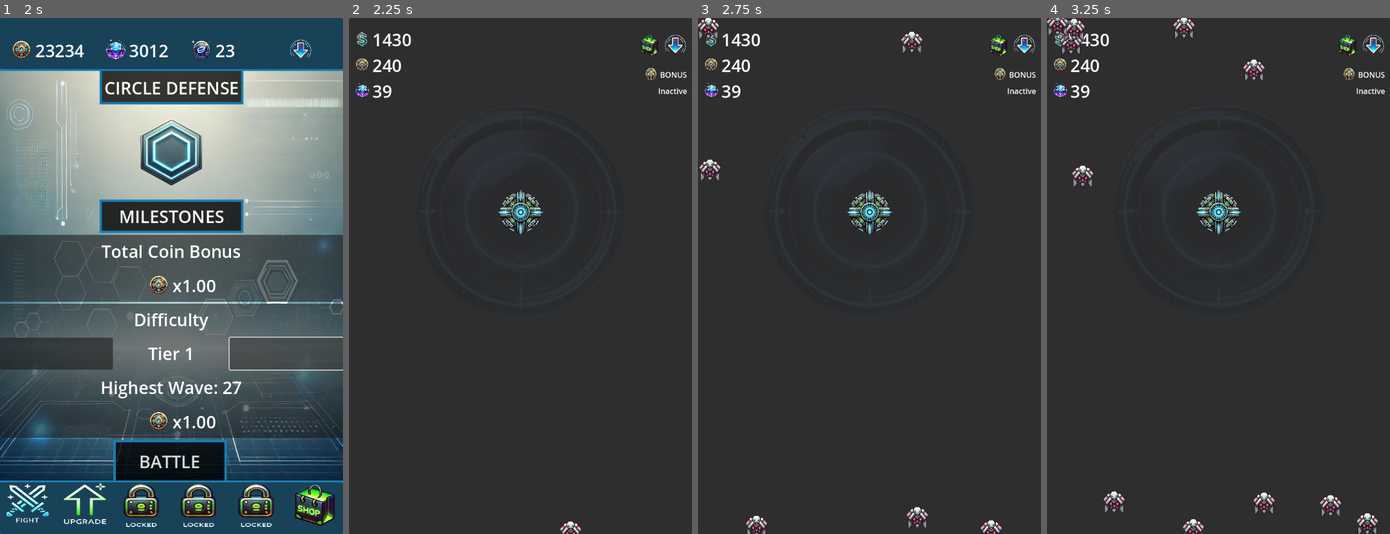
Above: before the commit, frames 1-4 (left to right).
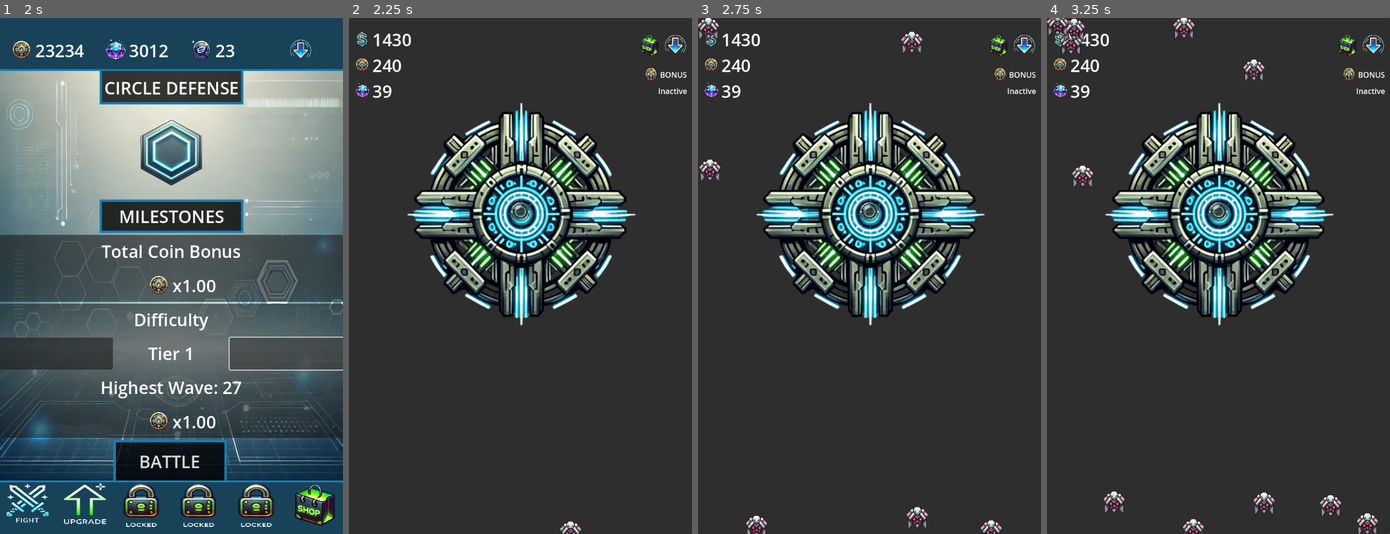
Above: after the commit, the same moments.

Repository: ascyrax/circle-defence
Game: Godot game, scene res://main.tscn
The game is run twice, just before and just after one commit, with the same random seed, the same clock (stepped at 60 frames per second) and the same inputs.
Inputs (mouse positions are in pixels of both pictures, inside the frame that each line leads up to):
- Up to frame 1 (2 s): click (54, 353) at 0.5 s; click (284, 353) at 1.25 s
- Up to frame 2 (2.25 s): click "BATTLE" at 2 s
- Up to frame 3 (2.75 s): no input
- Up to frame 4 (3.25 s): no input

Frame 1 is identical in both runs. In frame 2, 16% of the frame differs, in the area x 16-84%, y 16-60%; in frame 3, 16%; in frame 4, 16%.

Commit message:
separate shooter scene

Diff:
--- a/enemy.gd
+++ b/enemy.gd
@@ -13,7 +13,6 @@
 	# Move the enemy toward the center
 	direction = (shooterContainerPosition - position).normalized()
 	position += direction * speed * delta
-	#pass
 
 # Called when the node enters the scene tree for the first time.
 func _ready() -> void:
@@ -27,3 +26,9 @@
 	var correctScaleY = (enemyCollisionShape2D.size.y * 1.0) / (enemySprite.texture.get_height() * 1.0)
 	#print(correctScaleX, correctScaleY)
 	enemySprite.scale = Vector2(correctScaleX, correctScaleY)
+
+
+
+func _on_area_2d_body_entered(body: Node2D) -> void:
+	print(body)
+	pass # Replace with function body.
--- a/enemy.tscn
+++ b/enemy.tscn
@@ -6,7 +6,7 @@
 [sub_resource type="RectangleShape2D" id="RectangleShape2D_77btb"]
 size = Vector2(50, 50)
 
-[node name="Node2D" type="Node2D"]
+[node name="Enemy" type="Node2D"]
 script = ExtResource("1_vvxsc")
 
 [node name="Area2D" type="Area2D" parent="."]
@@ -16,3 +16,5 @@
 
 [node name="Sprite2D" type="Sprite2D" parent="Area2D"]
 texture = ExtResource("1_iyxtb")
+
+[connection signal="body_entered" from="Area2D" to="." method="_on_area_2d_body_entered"]
--- a/gamePlay.gd
+++ b/gamePlay.gd
@@ -1,31 +1,41 @@
 extends Control
 
 @export var enemyScene: PackedScene  # Drag your Enemy scene here
+@export var shooterScene: PackedScene
 var enemySpawnInterval: float = 0.1
 var shooterContainerPosition
 var shooterGlobalPosition
 
 func _ready() -> void:
 	# Defer the size calculation to ensure layout is finalized
+	call_deferred("_spawn_shooter")
 	call_deferred("_set_shooter_location")
 	call_deferred("_set_shooter_range_scale")
 	call_deferred("spawn_enemies")
 
+func _spawn_shooter():
+	var shooterInstance = shooterScene.instantiate() as Node2D
+	var shooterContainer = $"Panel/VBoxContainer/GamePlayNode"
+	shooterContainer.add_child(shooterInstance)
+	#var shooter = $"Panel/VBoxContainer/GamePlayNode/Shooter" as Node2D
+	#print(shooter)
+
+
 func _set_shooter_location():
 	var shooterContainer = $"Panel/VBoxContainer/GamePlayNode" as Control # this is the parent node 'GamePlay' (Control)
-	var shooter = $"Panel/VBoxContainer/GamePlayNode/Central Shooter" as Node2D
+	var shooter = $"Panel/VBoxContainer/GamePlayNode/Shooter" as Node2D
+	print(shooter)
 	var width = shooterContainer.size[0]
 	var height = shooterContainer.size[1]
-	print("shooter container width & height: ",width, ",",height)
 	shooter.position = Vector2(width/2.0,height/2.0)
 	shooterGlobalPosition = shooter.global_position
 
 func _set_shooter_range_scale():
-	var shooterRange = $"Panel/VBoxContainer/GamePlayNode/Central Shooter/Area2D/CollisionShape2D".shape as CircleShape2D
-	var shooter = $"Panel/VBoxContainer/GamePlayNode/Central Shooter/Area2D/Sprite2D" as Sprite2D
+	var shooterRange = $"Panel/VBoxContainer/GamePlayNode/Shooter/Area2D/CollisionShape2D".shape as CircleShape2D
+	var shooter = $"Panel/VBoxContainer/GamePlayNode/Shooter/Area2D/Sprite2D" as Sprite2D
 	var correctScaleX = (shooterRange.radius *2.0) / (shooter.texture.get_width() * 1.0)
 	var correctScaleY = (shooterRange.radius *2.0) / (shooter.texture.get_height() * 1.0)
-	shooter.scale = Vector2(correctScaleX, correctScaleY)
+	shooter.scale = Vector2(correctScaleX * 2, correctScaleY * 2)
 
 
 # Called every frame. 'delta' is the elapsed time since the previous frame.
@@ -46,7 +56,6 @@
 
 
 func _spawn_enemy():
-	print("spawning an enemy")
 	var newEnemy = enemyScene.instantiate() as Node2D
 
 	var enemyContainer = $"Panel/VBoxContainer/EnemySpawner"
--- a/gamePlay.tscn
+++ b/gamePlay.tscn
@@ -1,17 +1,13 @@
-[gd_scene load_steps=11 format=3 uid="uid://ge7iiw6belxm"]
+[gd_scene load_steps=9 format=3 uid="uid://ge7iiw6belxm"]
 
 [ext_resource type="Script" path="res://gamePlay.gd" id="1_v3qar"]
 [ext_resource type="Texture2D" uid="uid://bf3bmtbitcmnt" path="res://art/dollarNoBg.png" id="2_6lctv"]
 [ext_resource type="PackedScene" uid="uid://b8yv6vbglgw5o" path="res://enemy.tscn" id="2_yvove"]
 [ext_resource type="Texture2D" uid="uid://cd5bmn2s013cr" path="res://art/coinNoBg.png" id="3_fiwqa"]
+[ext_resource type="PackedScene" uid="uid://5oi1vohdyf8y" path="res://shooter.tscn" id="3_kql3k"]
 [ext_resource type="Texture2D" uid="uid://ddtkfpdvmx0q" path="res://art/gemNoBg.png" id="4_lo21e"]
 [ext_resource type="Texture2D" uid="uid://cji3iguujymve" path="res://art/shopNoBg.png" id="5_ktxhp"]
 [ext_resource type="Texture2D" uid="uid://d2wawuxpe7yre" path="res://art/dropdownNoBg.png" id="6_i4elw"]
-[ext_resource type="Texture2D" uid="uid://m1s5ocyg0hwr" path="res://art/centralShooterNoBg.png" id="7_oovet"]
-[ext_resource type="Texture2D" uid="uid://b5mxrs4ae0qfy" path="res://art/attackRangeNoBg.png" id="9_e44wu"]
-
-[sub_resource type="CircleShape2D" id="CircleShape2D_kox6c"]
-radius = 225.0
 
 [node name="GamePlay" type="Control"]
 layout_mode = 3
@@ -22,6 +18,7 @@
 grow_vertical = 2
 script = ExtResource("1_v3qar")
 enemyScene = ExtResource("2_yvove")
+shooterScene = ExtResource("3_kql3k")
 
 [node name="Panel" type="Panel" parent="."]
 layout_mode = 1
@@ -169,25 +166,6 @@
 size_flags_vertical = 3
 size_flags_stretch_ratio = 4.5
 
-[node name="Central Shooter" type="Node2D" parent="Panel/VBoxContainer/GamePlayNode"]
-position = Vector2(360, 150)
-
-[node name="Sprite2D" type="Sprite2D" parent="Panel/VBoxContainer/GamePlayNode/Central Shooter"]
-scale = Vector2(0.2, 0.2)
-texture = ExtResource("7_oovet")
-
-[node name="Area2D" type="Area2D" parent="Panel/VBoxContainer/GamePlayNode/Central Shooter"]
-modulate = Color(0.462745, 0.619608, 1, 1)
-
-[node name="CollisionShape2D" type="CollisionShape2D" parent="Panel/VBoxContainer/GamePlayNode/Central Shooter/Area2D"]
-shape = SubResource("CircleShape2D_kox6c")
-
-[node name="Sprite2D" type="Sprite2D" parent="Panel/VBoxContainer/GamePlayNode/Central Shooter/Area2D"]
-modulate = Color(1, 1, 1, 0.196078)
-z_index = -1
-scale = Vector2(0.833, 0.833)
-texture = ExtResource("9_e44wu")
-
 [node name="VBoxContainer" type="VBoxContainer" parent="Panel/VBoxContainer"]
 layout_mode = 2
 size_flags_vertical = 3
@@ -215,6 +193,3 @@
 layout_mode = 2
 
 [node name="EnemySpawner" type="Node2D" parent="Panel/VBoxContainer"]
-
-[connection signal="ready" from="Panel/VBoxContainer/GamePlayNode/Central Shooter" to="." method="_on_central_shooter_ready"]
-[connection signal="visibility_changed" from="Panel/VBoxContainer/GamePlayNode/Central Shooter" to="." method="_on_central_shooter_visibility_changed"]
--- /dev/null
+++ b/shoot.gd
@@ -0,0 +1,16 @@
+extends Area2D
+
+
+# Called when the node enters the scene tree for the first time.
+func _ready() -> void:
+	print("Central Shooter ready")
+	pass # Replace with function body.
+
+
+# Called every frame. 'delta' is the elapsed time since the previous frame.
+func _process(delta: float) -> void:
+	pass
+
+
+func _on_body_entered(body: Node2D) -> void:
+	print(body)
--- /dev/null
+++ b/shooter.tscn
@@ -0,0 +1,20 @@
+[gd_scene load_steps=4 format=3 uid="uid://5oi1vohdyf8y"]
+
+[ext_resource type="Texture2D" uid="uid://m1s5ocyg0hwr" path="res://art/centralShooterNoBg.png" id="1_swfug"]
+[ext_resource type="Texture2D" uid="uid://b5mxrs4ae0qfy" path="res://art/attackRangeNoBg.png" id="2_kv71a"]
+
+[sub_resource type="CircleShape2D" id="CircleShape2D_ng7lw"]
+
+[node name="Shooter" type="Node2D"]
+position = Vector2(360, 150)
+
+[node name="Sprite2D" type="Sprite2D" parent="."]
+texture = ExtResource("1_swfug")
+
+[node name="Area2D" type="Area2D" parent="."]
+
+[node name="CollisionShape2D" type="CollisionShape2D" parent="Area2D"]
+shape = SubResource("CircleShape2D_ng7lw")
+
+[node name="Sprite2D" type="Sprite2D" parent="Area2D"]
+texture = ExtResource("2_kv71a")
